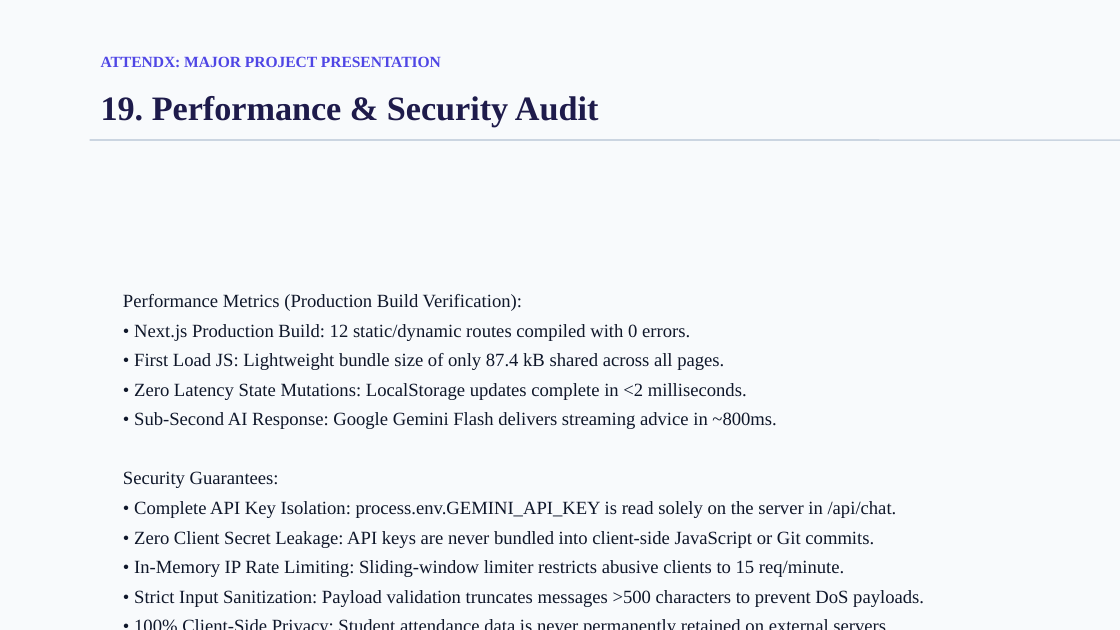
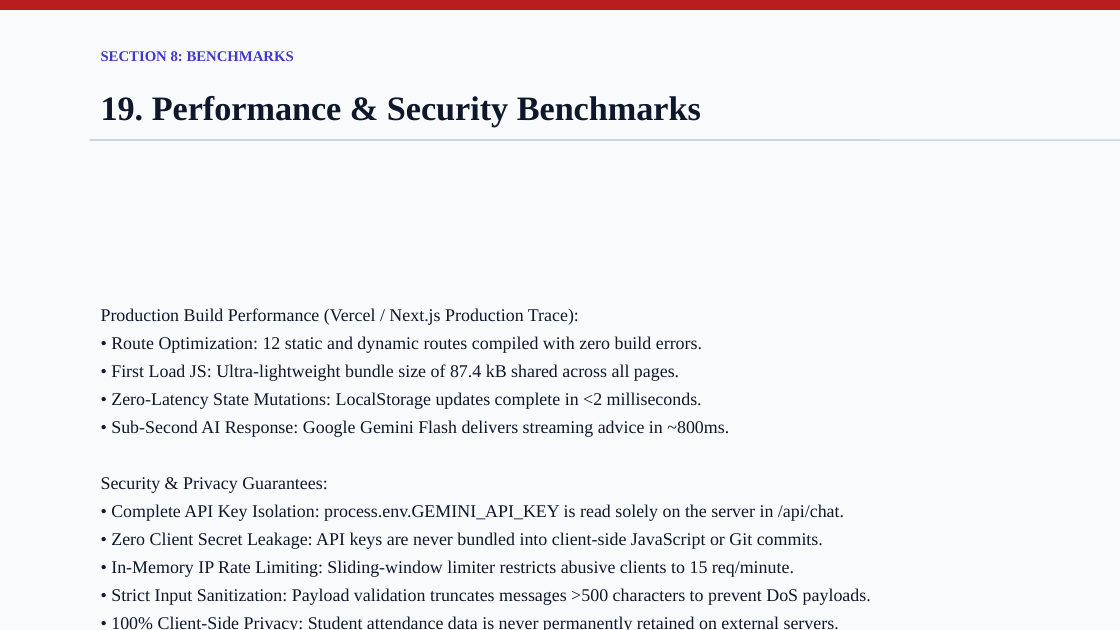
Before and after one commit to Aaryan-Raj21/attendx-smart-planner, a slide deck: slide 21 of AttendX_Major_Project_Presentation.pptx. Drawn at 1120x630 pixels with LibreOffice and Linux fonts; fonts in the diff are those of the drawing; background and template pictures are left out. Boxes give left, top, right and bottom in pixels: in the first picture for what was removed or moved away, otherwise in the second. Text is boxed around its words. In the diff, an @@ line names an element or a change of style, - is before the commit and + after.

```diff
--- a/AttendX_Major_Project_Presentation.pptx
+++ b/AttendX_Major_Project_Presentation.pptx
@@ rectangle added at (x1=0, y1=0, x2=1120, y2=9), fill #B91C1C, outline #B91C1C 1 pt @@
@@ text removed at (x1=101, y1=56, x2=441, y2=67) @@
-ATTENDX: MAJOR PROJECT PRESENTATION
@@ text added at (x1=101, y1=51, x2=294, y2=61), 9.5 pt, text #4338CA, bold @@
+SECTION 8: BENCHMARKS
@@ text at (x1=101, y1=96, x2=701, y2=127): text changed; text colour #1E1B4B to #0F172A @@
-19. Performance & Security Audit
+19. Performance & Security Benchmarks
@@ text "Production Build Performance (Vercel / ..." moved from (x1=123, y1=294, x2=924, y2=607) to (x1=101, y1=308, x2=871, y2=630) @@
@@ text at (x1=101, y1=308, x2=702, y2=409): text changed; size 12 to 11.5 pt @@
-Performance Metrics (Production Build Verification):
-• Next.js Production Build: 12 static/dynamic routes compiled with 0 errors.
-• First Load JS: Lightweight bundle size of only 87.4 kB shared across all pages.
-• Zero Latency State Mutations: LocalStorage updates complete in <2 milliseconds.
+Production Build Performance (Vercel / Next.js Production Trace):
+• Route Optimization: 12 static and dynamic routes compiled with zero build errors.
+• First Load JS: Ultra-lightweight bundle size of 87.4 kB shared across all pages.
+• Zero-Latency State Mutations: LocalStorage updates complete in <2 milliseconds.
@@ text at (x1=111, y1=420, x2=871, y2=630): size 12 to 11.5 pt in "• Sub-Second AI Response: Google Gemini Flash ...", "• Complete API Key Isolation: process.env.GEMINI_API_KEY is ...", "• Zero Client Secret Leakage: API keys ...", "• In-Memory IP Rate Limiting: Sliding-window limiter ..." and 2 more places; line spacing 19pt to 18pt @@
@@ text at (x1=101, y1=477, x2=328, y2=493): text changed; size 12 to 11.5 pt @@
-Security Guarantees:
+Security & Privacy Guarantees:
```
Also in this commit, not shown: 21 other slides changed, 3 slides added, 3 slides removed, 9 other files.
